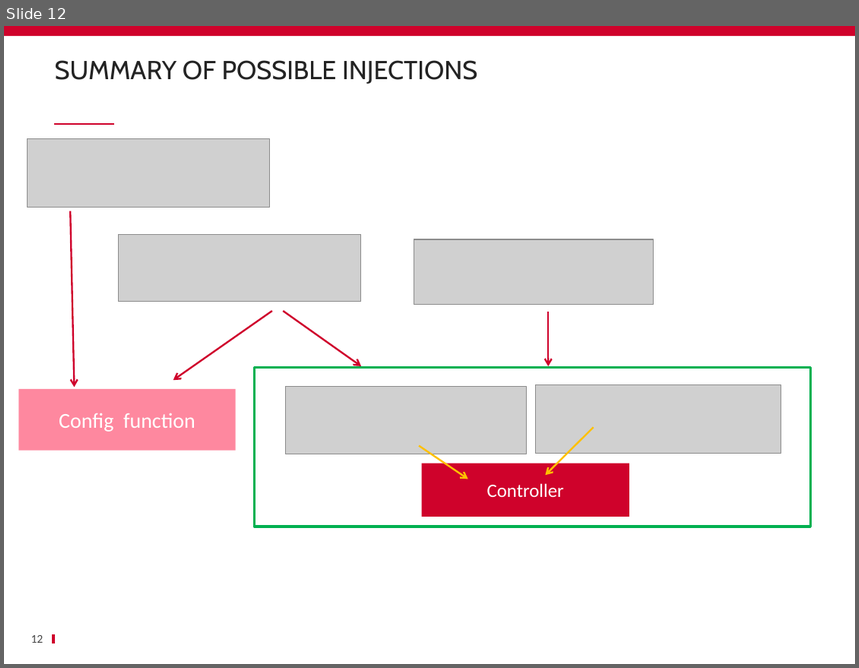
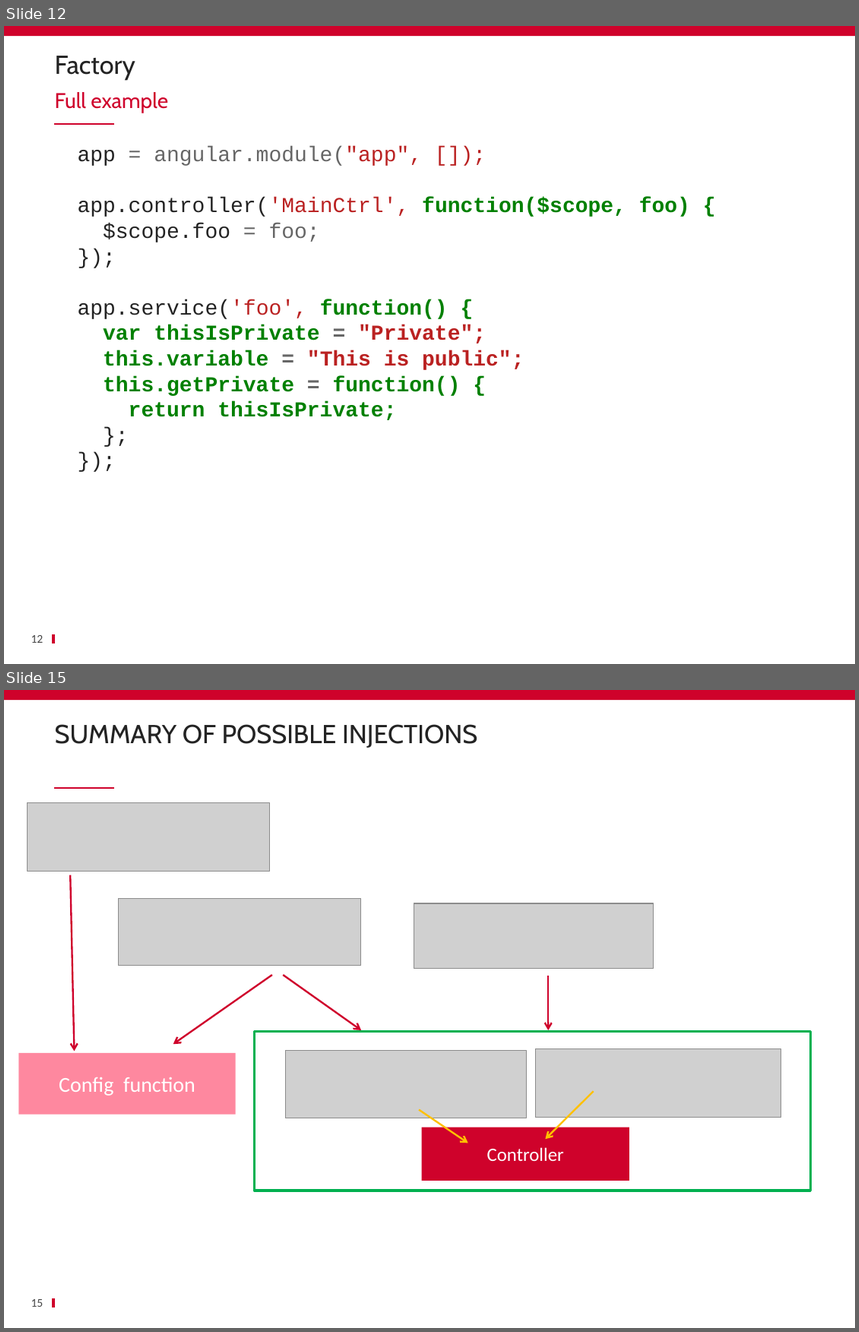
Before and after one commit to ycintre/formation-angularjs, a slide deck: 15 Custom services/Custom services.pptx. Shown one above the other, each under a label of ours: slide 12 before the commit, slides 12 and 15 after it; the slides between them are not shown. The pictures are 859x668 and 859x1332 pixels, drawn with LibreOffice and Linux fonts; fonts in the diff are those of the drawing; grey boxes stand for pictures; background and template pictures are left out. Boxes give left, top, right and bottom in pixels: in the first picture for what was removed or moved away, otherwise in the second. Text is boxed around its words. In the diff, an @@ line names an element or a change of style, - is before the commit and + after.

Commit message:
completely rework custom services slides

```diff
--- a/15 Custom services/Custom services.pptx
+++ b/15 Custom services/Custom services.pptx
@@ slide 12 added at box(4, 26, 855, 664), background #FFFFFF; not listed: 3 template elements that a slide beside it also shows @@
@@ title added at box(55, 56, 135, 80), 22 pt, text #232323 @@
+Factory
@@ text added at box(55, 92, 168, 113), 18 pt, text #CF022B @@
+Full example
@@ text added at box(78, 146, 690, 420), 18 pt, text #008000, bold @@
+app = angular.module("app", []);
+app.controller('MainCtrl', function($scope, foo) {
+$scope.foo = foo;
+});
+app.service('foo', function() {
+var thisIsPrivate = "Private";
+this.variable = "This is public";
+this.getPrivate = function() {
+return thisIsPrivate;
+};
+});
@@ page number added at box(31, 636, 44, 643), 10 pt, text #464646 @@
+12
@@ what was slide 12 is now slide 15 @@
@@ page number at box(31, 1300, 44, 1307): text changed @@
-12
+15
```
Also in this commit, not shown: 1 slide changed, 13 other slides added, 17 slides removed.
